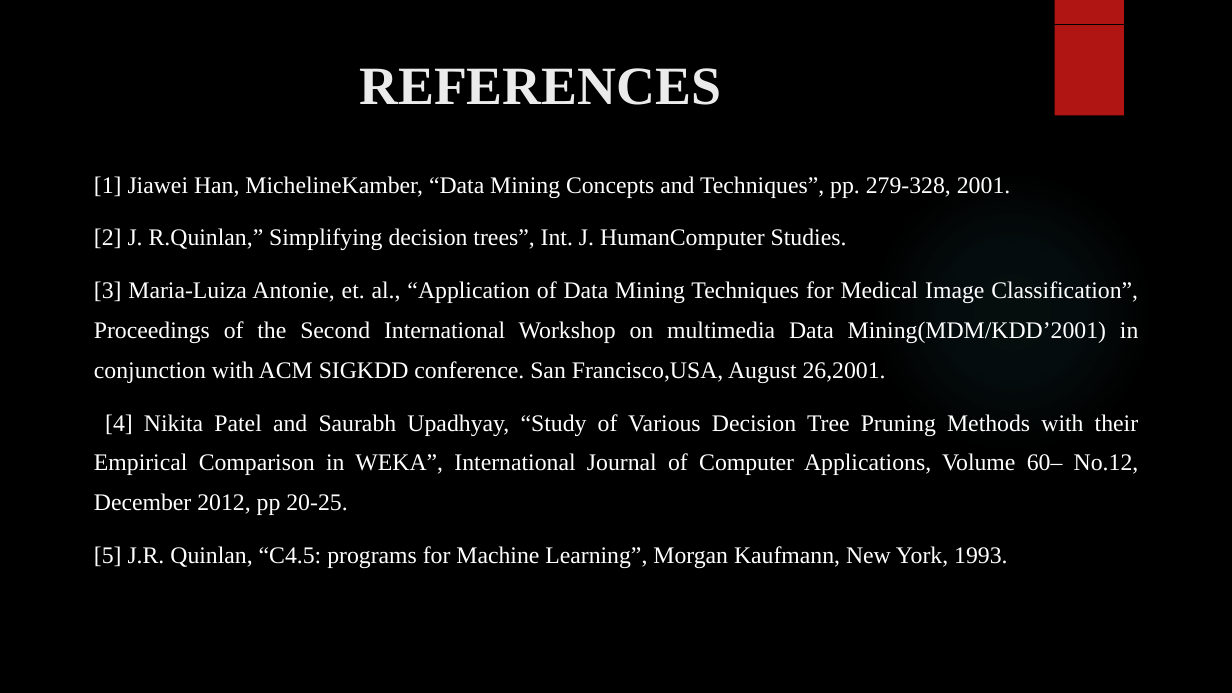
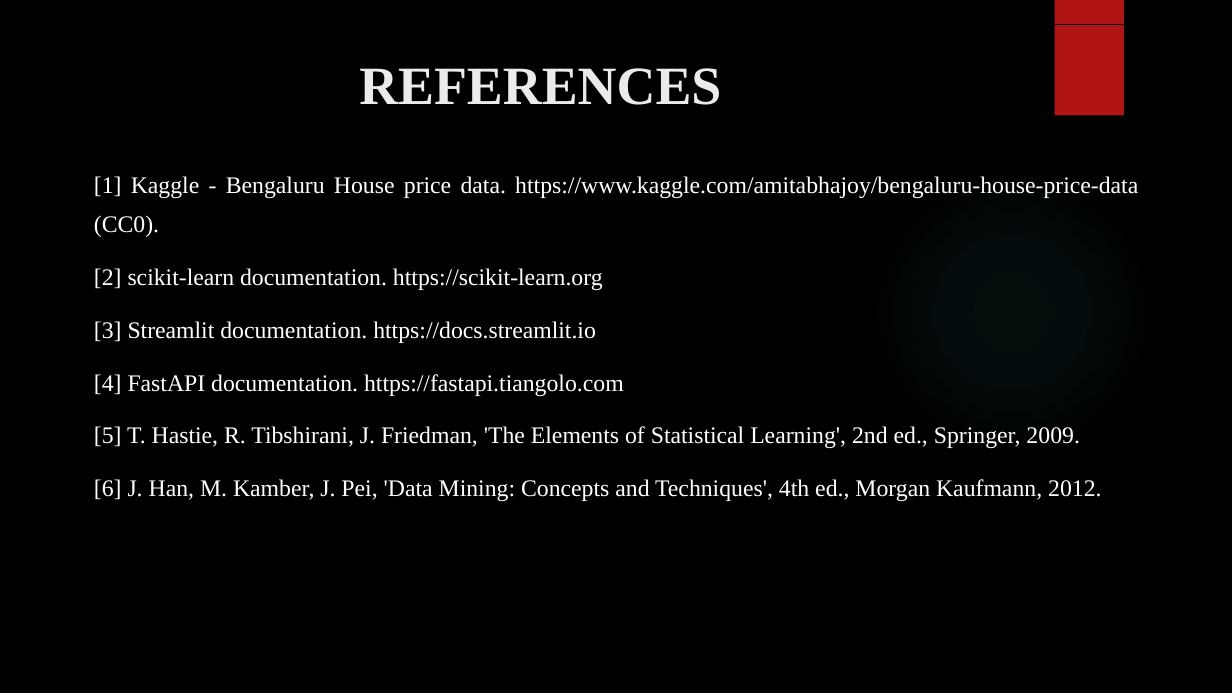
Before and after one commit to abustark/HOUSE-PRICE-PREDICTION-USING-MACHINE-LEARNING-ALGORITHMS, a slide deck: slide 23 of docs/House Price.pptx. Drawn at 1232x693 pixels with LibreOffice and Linux fonts; fonts in the diff are those of the drawing; background and template pictures are left out. Boxes give left, top, right and bottom in pixels: in the first picture for what was removed or moved away, otherwise in the second. Text is boxed around its words. In the diff, an @@ line names an element or a change of style, - is before the commit and + after.

```diff
--- a/docs/House Price.pptx
+++ b/docs/House Price.pptx
@@ text at <box>94,176,1138,501</box>: text changed @@
-[1] Jiawei Han, MichelineKamber, “Data Mining Concepts and Techniques”, pp. 279-328, 2001.
-[2] J. R.Quinlan,” Simplifying decision trees”, Int. J. HumanComputer Studies.
-[3] Maria-Luiza Antonie, et. al., “Application of Data Mining Techniques for Medical Image Classification”, Proceedings of the Second International Workshop on multimedia Data Mining(MDM/KDD’2001) in conjunction with ACM SIGKDD conference. San Francisco,USA, August 26,2001.
-[4] Nikita Patel and Saurabh Upadhyay, “Study of Various Decision Tree Pruning Methods with their Empirical Comparison in WEKA”, International Journal of Computer Applications, Volume 60– No.12, December 2012, pp 20-25.
-[5] J.R. Quinlan, “C4.5: programs for Machine Learning”, Morgan Kaufmann, New York, 1993.
+[1] Kaggle - Bengaluru House price data. https://www.kaggle.com/amitabhajoy/bengaluru-house-price-data (CC0).
+[2] scikit-learn documentation. https://scikit-learn.org
+[3] Streamlit documentation. https://docs.streamlit.io
+[4] FastAPI documentation. https://fastapi.tiangolo.com
+[5] T. Hastie, R. Tibshirani, J. Friedman, 'The Elements of Statistical Learning', 2nd ed., Springer, 2009.
+[6] J. Han, M. Kamber, J. Pei, 'Data Mining: Concepts and Techniques', 4th ed., Morgan Kaufmann, 2012.
```
Also in this commit, not shown: 19 other slides changed, 1 slide added, 1 slide removed, 1 other file.
